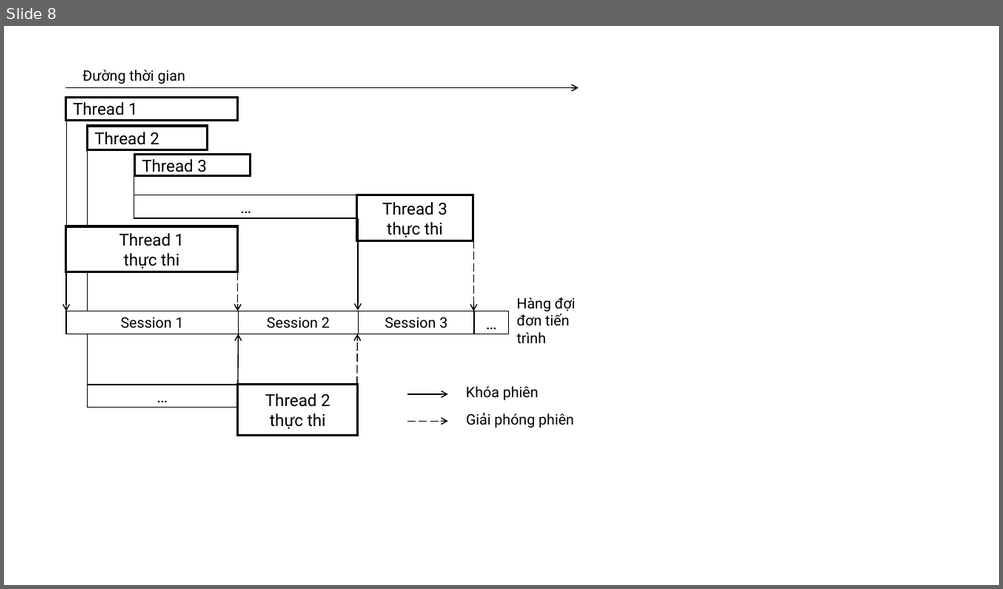
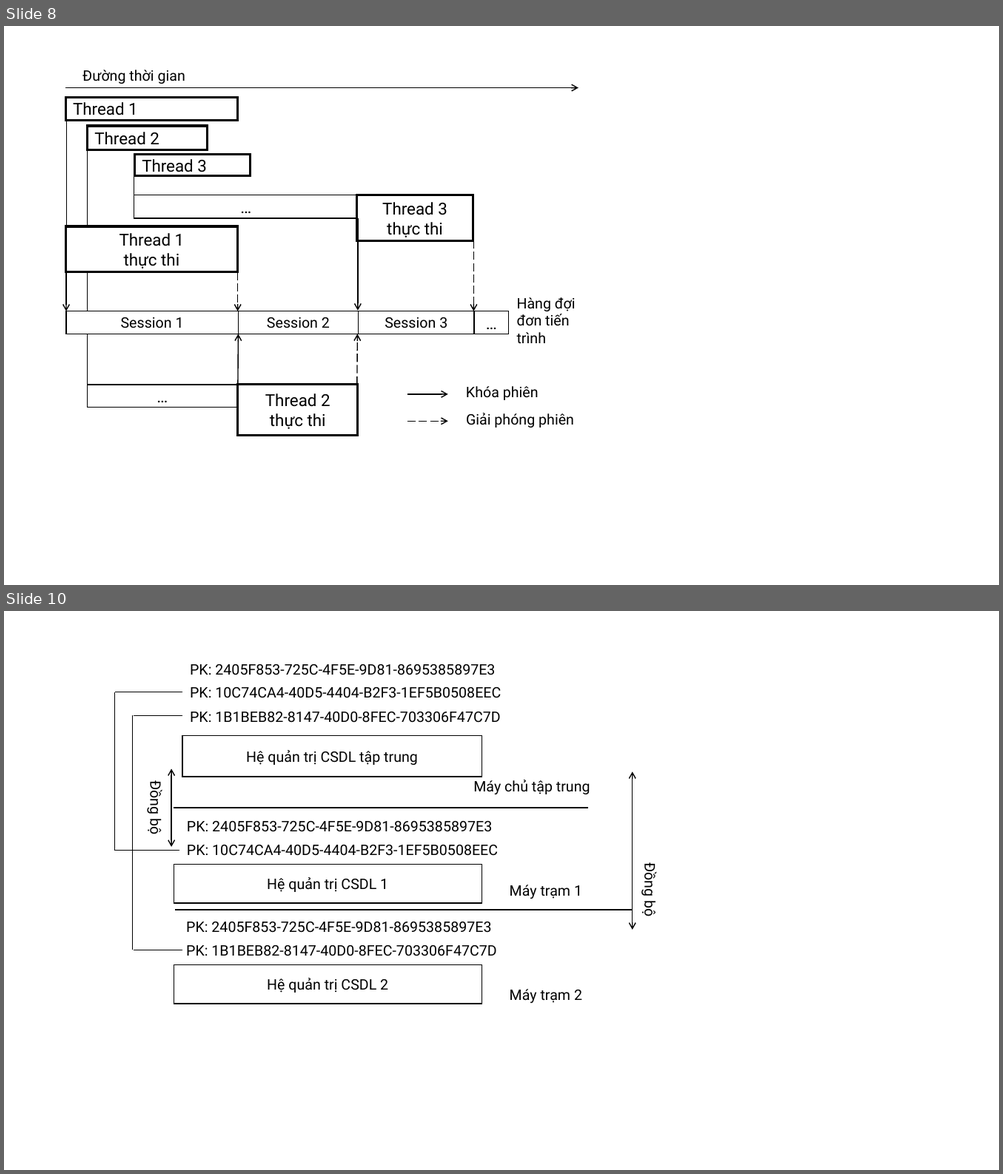
Before and after one commit to tuanhud/QuanLyTaiSan, a slide deck: _BaoCao/quocdunginfo/EF features model.pptx. Shown one above the other, each under a label of ours: slide 8 before the commit, slides 8 and 10 after it; the slides between them are not shown. The pictures are 1003x589 and 1003x1174 pixels, drawn with LibreOffice and Linux fonts; fonts in the diff are those of the drawing. Boxes give left, top, right and bottom in pixels: in the first picture for what was removed or moved away, otherwise in the second. Text is boxed around its words. In the diff, an @@ line names an element or a change of style, - is before the commit and + after.

```diff
--- a/_BaoCao/quocdunginfo/EF features model.pptx
+++ b/_BaoCao/quocdunginfo/EF features model.pptx
@@ slide 10 added at [4,611,999,1170], background #FFFFFF @@
@@ text added at [190,664,495,675], 14 pt, text #000000 @@
+PK: 2405F853-725C-4F5E-9D81-8695385897E3
@@ line added from (182, 692) to (115, 692), #000000 1 pt @@
@@ line added from (115, 692) to (115, 851), #000000 1 pt @@
@@ text added at [190,687,501,698], 14 pt, text #000000 @@
+PK: 10C74CA4-40D5-4404-B2F3-1EF5B0508EEC
@@ line added from (132, 715) to (132, 951), #000000 1 pt @@
@@ line added from (182, 715) to (133, 715), #000000 1 pt @@
@@ text added at [190,712,500,723], 14 pt, text #000000 @@
+PK: 1B1BEB82-8147-40D0-8FEC-703306F47C7D
@@ rectangle added at [182,735,481,777], fill #FFFFFF, outline #000000 1 pt, 14 pt, text #000000 @@
+Hệ quản trị CSDL tập trung
@@ text added at [146,783,165,834], 14 pt, text #000000 @@
+Đồng bộ
@@ double arrow added from (171, 769) to (171, 847), #000000 1 pt @@
@@ text added at [473,780,590,795], 14 pt, text #000000 @@
+Máy chủ tập trung
@@ double arrow added from (632, 772) to (632, 930), #000000 1 pt @@
@@ line added from (173, 808) to (588, 808), #000000 1 pt @@
@@ text added at [187,821,492,832], 14 pt, text #000000 @@
+PK: 2405F853-725C-4F5E-9D81-8695385897E3
@@ line added from (179, 851) to (115, 851), #000000 1 pt @@
@@ text added at [187,845,498,856], 14 pt, text #000000 @@
+PK: 10C74CA4-40D5-4404-B2F3-1EF5B0508EEC
@@ rectangle added at [173,865,481,903], fill #FFFFFF, outline #000000 1 pt, 14 pt, text #000000 @@
+Hệ quản trị CSDL 1
@@ text added at [640,866,660,917], 14 pt, text #000000 @@
+Đồng bộ
@@ text added at [509,885,582,899], 14 pt, text #000000 @@
+Máy trạm 1
@@ line added from (175, 910) to (632, 910), #000000 1 pt @@
@@ text added at [186,922,491,933], 14 pt, text #000000 @@
+PK: 2405F853-725C-4F5E-9D81-8695385897E3
@@ line added from (182, 951) to (133, 951), #000000 1 pt @@
@@ rectangle added at [173,965,481,1004], fill #FFFFFF, outline #000000 1 pt, 14 pt, text #000000 @@
+Hệ quản trị CSDL 2
@@ text added at [186,945,496,957], 14 pt, text #000000 @@
+PK: 1B1BEB82-8147-40D0-8FEC-703306F47C7D
@@ text added at [509,989,582,1003], 14 pt, text #000000 @@
+Máy trạm 2
```
Also in this commit, not shown: 1 other slide added, 3 other files.
